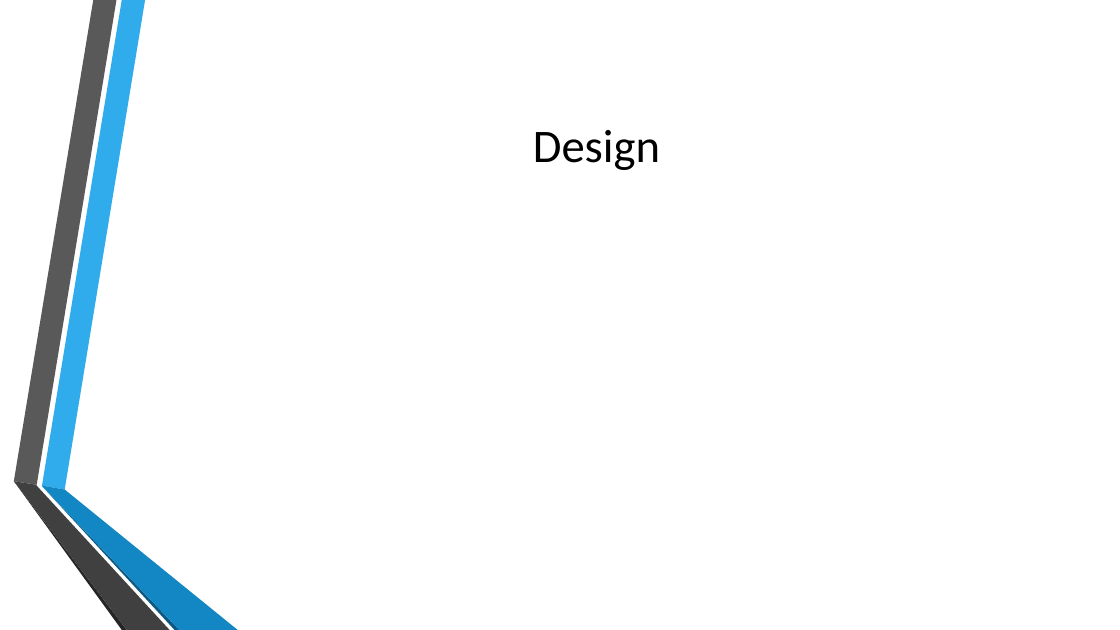
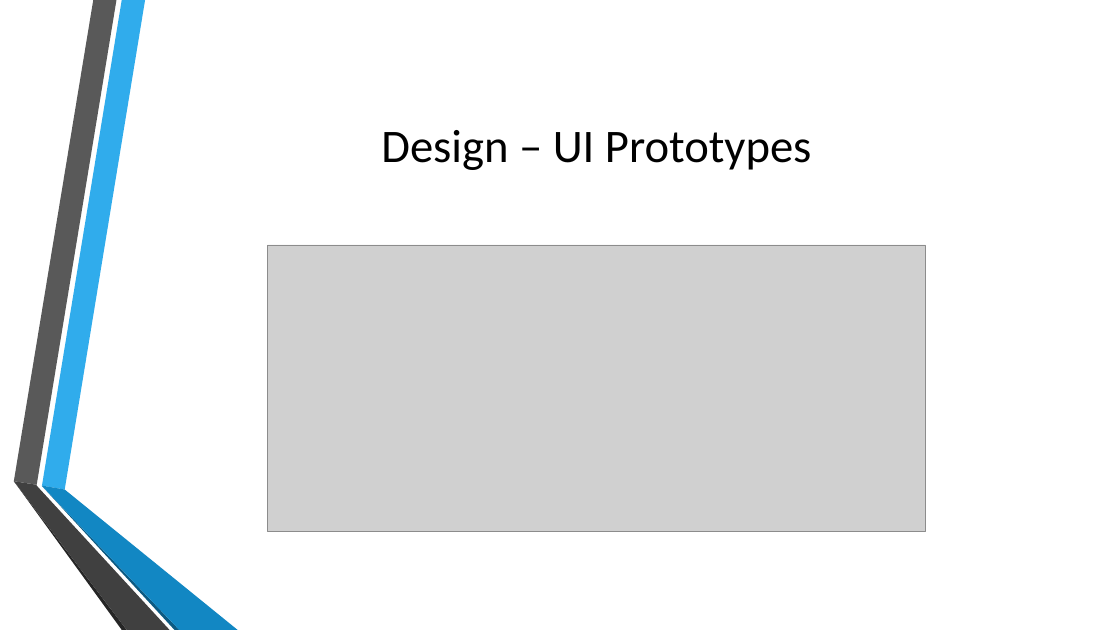
Before and after one commit to John-Neis/CSCI-455-Project, a slide deck: slide 7 of Presentation/Project_Presentation.pptx (slide 3 before the commit). Drawn at 1120x630 pixels with LibreOffice and Linux fonts; fonts in the diff are those of the drawing; grey boxes stand for pictures; background and template pictures are left out. Boxes give left, top, right and bottom in pixels: in the first picture for what was removed or moved away, otherwise in the second. Text is boxed around its words. In the diff, an @@ line names an element or a change of style, - is before the commit and + after.

Commit message:
Project presentation powerpoint complete. Various images added as resources to presentation

```diff
--- a/Presentation/Project_Presentation.pptx
+++ b/Presentation/Project_Presentation.pptx
@@ title at (x1=381, y1=130, x2=811, y2=170): text changed @@
-Design
+Design – UI Prototypes
@@ picture added at (x1=268, y1=245, x2=926, y2=533) @@
```
Also in this commit, not shown: 1 other slide changed, 13 slides added, 2 slides removed.
